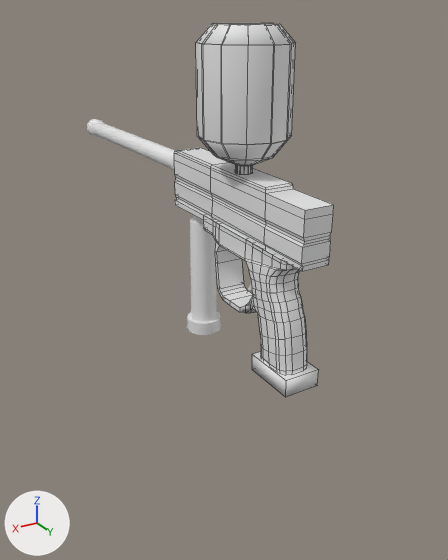
Renders of the Blender file Assets/Arts/Blender Files/Paintball Gun/PaintBall Gun.blend from each side of a commit.
One viewpoint serves both versions: a camera (50 mm lens) standing at (0.361, 0.494, 0.259) and looking at (-0.023, -0.145, -0.061). The axes (+X, +Y, +Z) are drawn at lower left. The lights are the same throughout. Mesh edges are drawn as thin lines on the coarser meshes.

The scene before the commit, as lines of its bpy script (objects in view):
```python
me_cube_001 = bpy.data.meshes.new('Cube.001')
me_cube_001.from_pydata(...)  # a box spanning x -0.0213..0.021, y -0.0104..0.0538, z -0.1117..-0.0916
me_cube_001.polygons.foreach_set('use_smooth', [True] * 6)
me_cube_001_cube = bpy.data.meshes.new('Cube.001_Cube')
me_cube_001_cube.from_pydata(...)  # 84 vertices, 82 faces; spans x -0.017..0.017, y -0.201..0.064, z 0.034..0.104
me_cube_001_cube.materials.append(None)
me_cylinder_004 = bpy.data.meshes.new('Cylinder.004')
me_cylinder_004.from_pydata(...)  # 72 vertices, 48 faces; spans x -0.023..0.022, y -0.182..-0.137, z -0.13..0.037
me_cylinder_004.materials.append(None)
ob_air_source_adapter = bpy.data.objects.new('Air Source Adapter', me_cube_001)
ob_air_source_adapter.parent = ob_grip_fame_low
ob_air_source_adapter.location = (0.0, 0.0, 0.0)
ob_foregrip = bpy.data.objects.new('Foregrip', me_cylinder_004)
ob_foregrip.parent = ob_grip_fame_low
ob_foregrip.location = (0.0, 0.0, 0.0)
ob_hammer = bpy.data.objects.new('Hammer', me_cube_001_cube)
ob_hammer.parent = ob_grip_fame_low
ob_hammer.location = (0.0, 0.0, 0.0)
# also in view: 'Grip Fame Low' at (0.0, -0.078, -0.027); 'Feeder' at (0.001, -0.063, 0.175); 'Barrel' at (0.0, -0.364, 0.082)
```
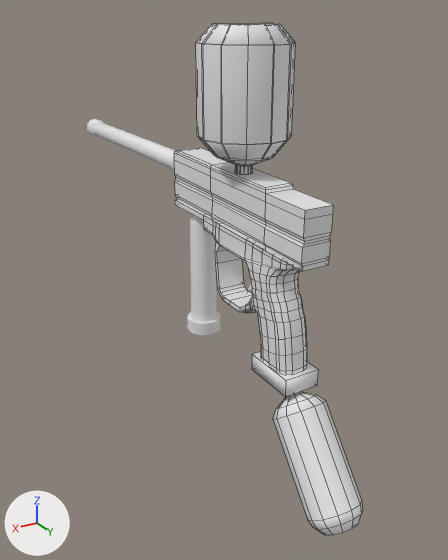
Pixel boxes [x1, y1, x2, y2] of what changed, in the pictures (448 x 560 px):
'CO2 Tank', added
    after: [273, 392, 363, 535]

Patch to the scene script:
```diff
--- a/Assets/Arts/Blender Files/Paintball Gun/PaintBall Gun.blend.py
+++ b/Assets/Arts/Blender Files/Paintball Gun/PaintBall Gun.blend.py
@@ me_cube_002 @@
+me_cube_002.from_pydata(...)  # 87 vertices, 80 faces; spans x -0.0289..0.0314, y 0.0267..0.148, z -0.247..-0.1039
@@ ob_co2_tank @@
+ob_co2_tank = bpy.data.objects.new('CO2 Tank', me_cube_002)
+ob_co2_tank.parent = ob_grip_fame_low
+ob_co2_tank.location = (0.0, 0.0, 0.0)
```
